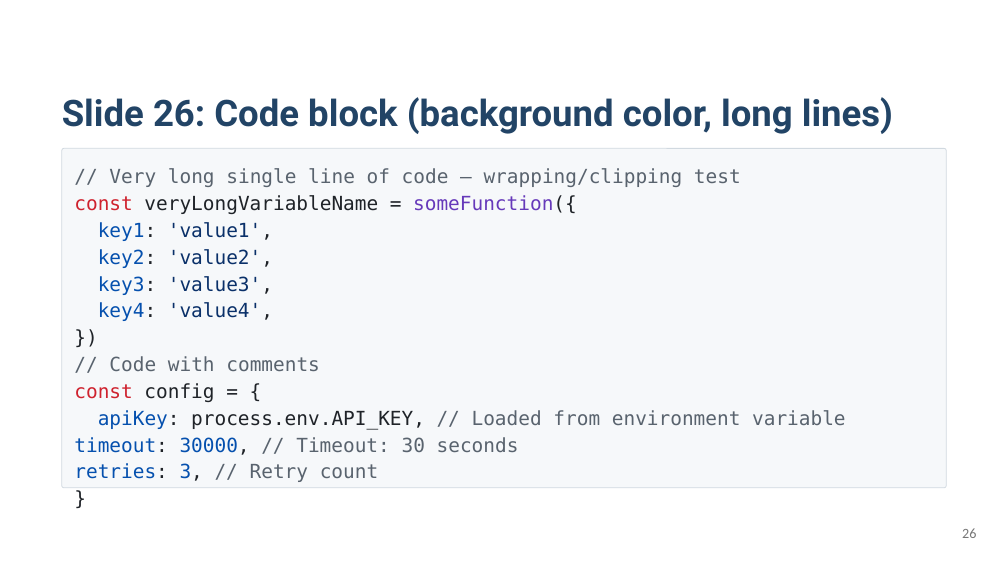
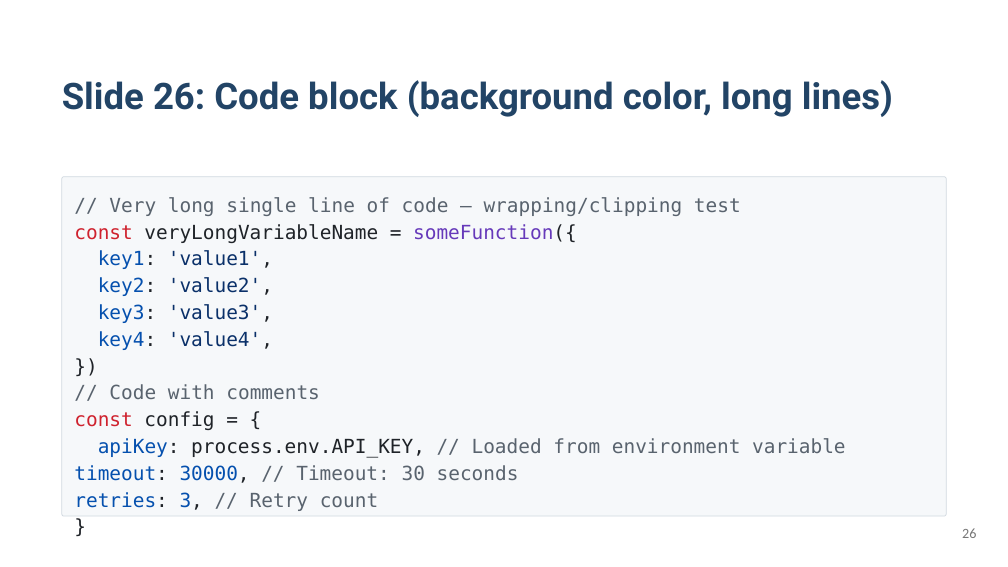
Before and after one commit to KatsuYuzu/marp-to-editable-pptx, a slide deck: slide 26 of output-pptx/test-output.pptx. Drawn at 1008x567 pixels with LibreOffice and Linux fonts; fonts in the diff are those of the drawing. Boxes give left, top, right and bottom in pixels: in the first picture for what was removed or moved away, otherwise in the second. Text is boxed around its words. In the diff, an @@ line names an element or a change of style, - is before the commit and + after.

```diff
--- a/output-pptx/test-output.pptx
+++ b/output-pptx/test-output.pptx
@@ text "Slide 26: Code block (background ...": place and size @@
-text "Slide 26: Code block (background ..." at box(62, 97, 893, 134)
+text "Slide 26: Code block (background ..." at box(62, 80, 893, 117)
@@ text "// Very long single line ...": place and size @@
-text "// Very long single line ..." at box(74, 168, 846, 482)
+text "// Very long single line ..." at box(74, 197, 846, 511)
@@ rounded rectangle: place and size @@
-rounded rectangle at box(62, 148, 947, 488)
+rounded rectangle at box(62, 177, 947, 516)
```
Also in this commit, not shown: 21 other slides changed, 1 other file.
